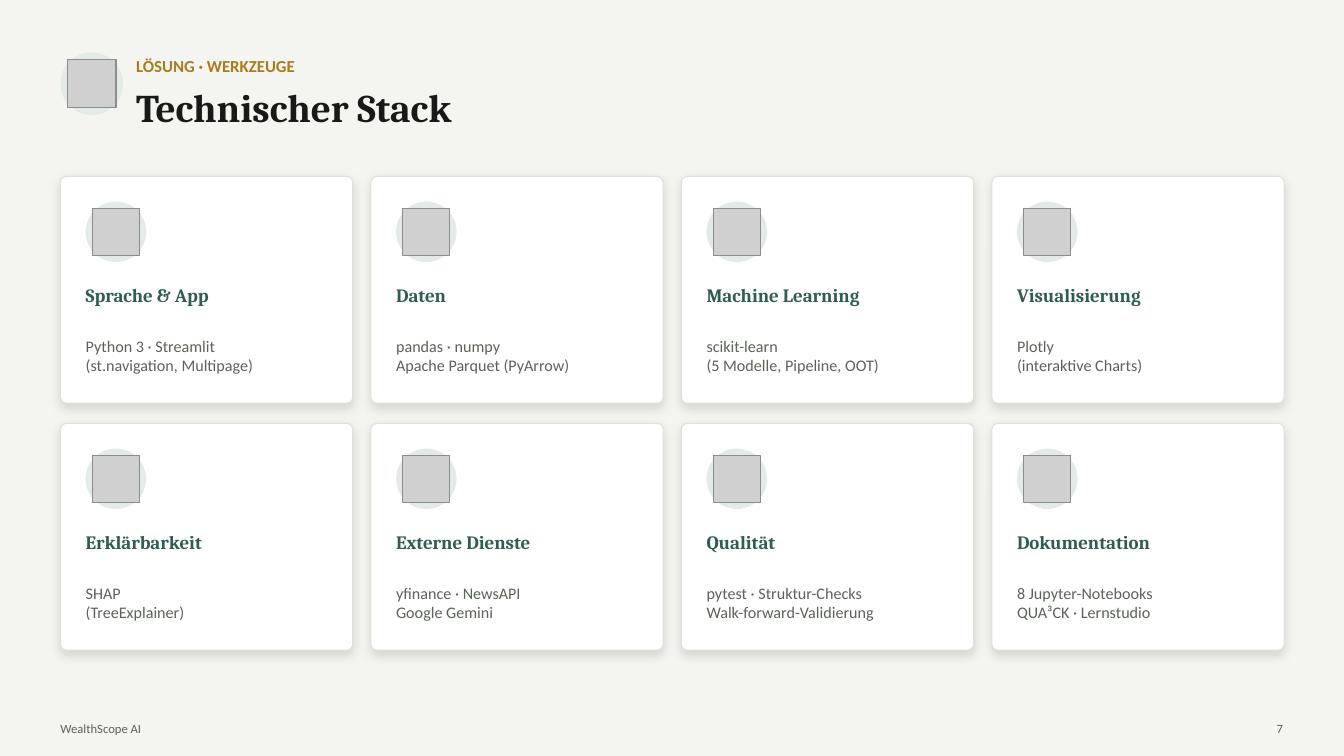
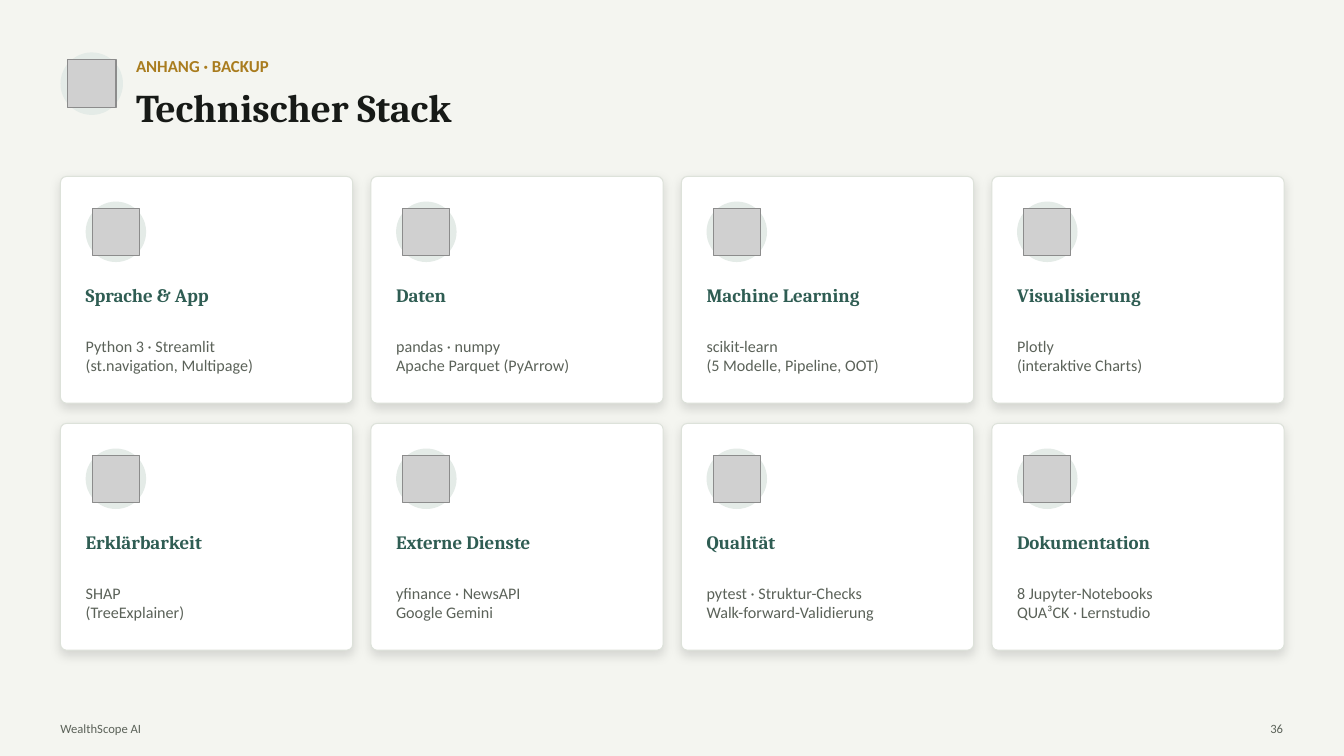
Before and after one commit to fedansoufiane-commits/forexscope-ai, a slide deck: slide 36 of Präsentation/Final/WealthScope_Praesentation_v1.0_FINAL.pptx (slide 7 before the commit). Drawn at 1344x756 pixels with LibreOffice and Linux fonts; fonts in the diff are those of the drawing; grey boxes stand for pictures. Boxes give left, top, right and bottom in pixels: in the first picture for what was removed or moved away, otherwise in the second. Text is boxed around its words. In the diff, an @@ line names an element or a change of style, - is before the commit and + after.

```diff
--- a/Präsentation/Final/WealthScope_Praesentation_v1.0_FINAL.pptx
+++ b/Präsentation/Final/WealthScope_Praesentation_v1.0_FINAL.pptx
@@ text at [136, 61, 269, 72]: text changed @@
-LÖSUNG · WERKZEUGE
+ANHANG · BACKUP
@@ text at [1270, 724, 1283, 733]: text changed @@
-7
+36
```
Also in this commit, not shown: 31 other slides changed.
